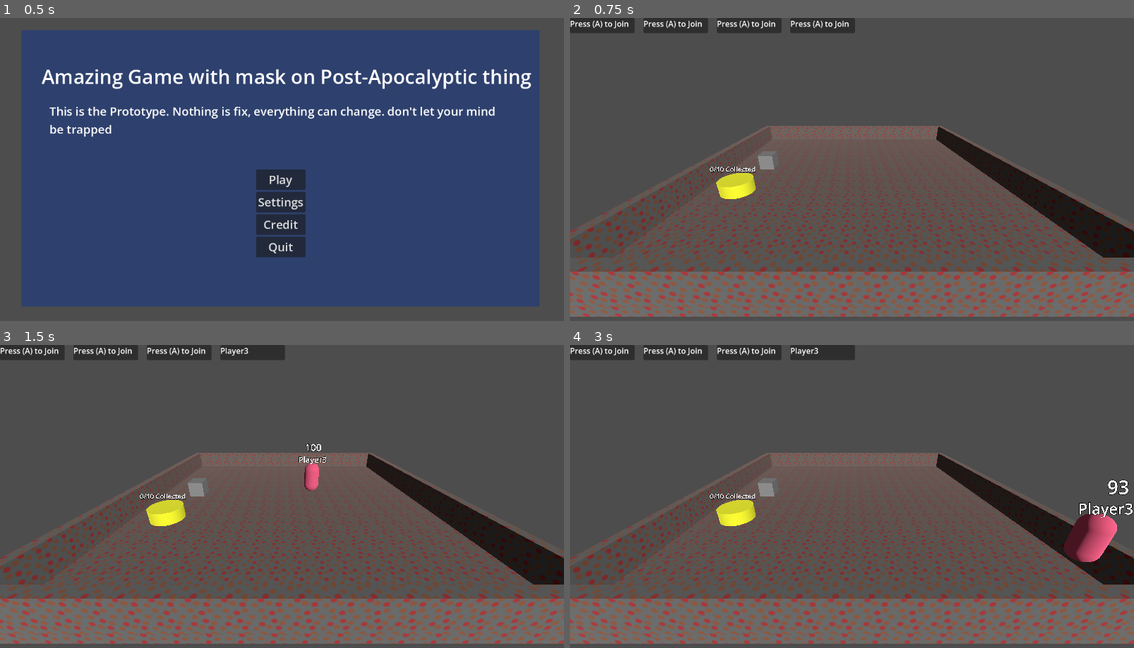
Above: before the commit, frames 1-4 (two rows, left to right).
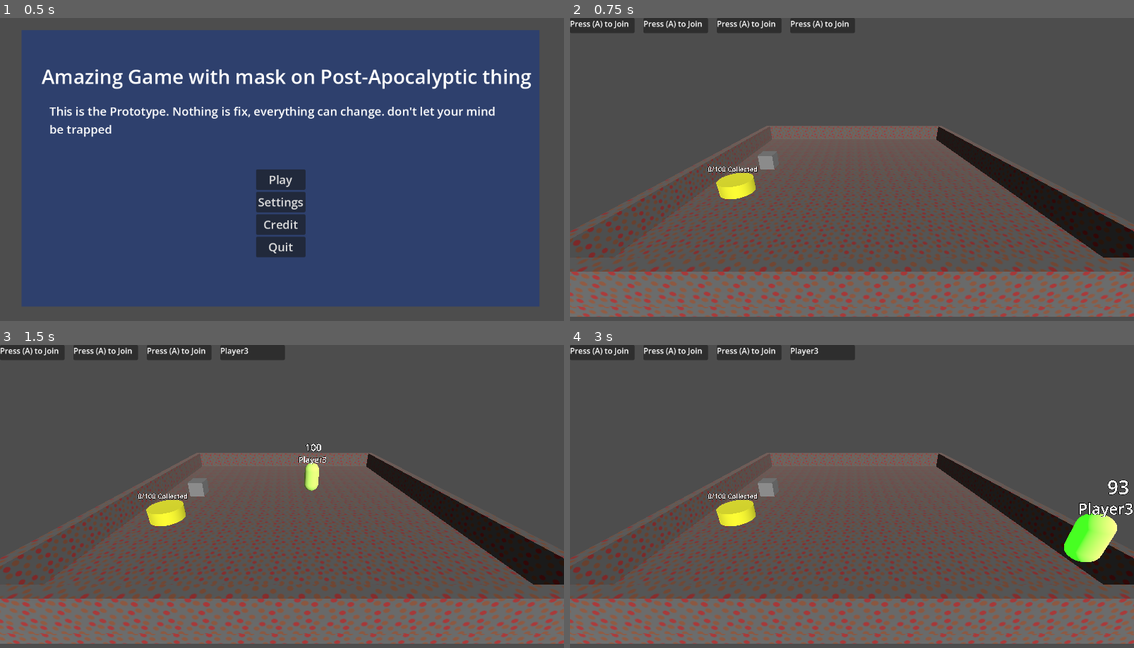
Above: after the commit, the same moments.

Repository: icvara/GGJ26
Game: Godot game, scene res://Menu/Landing_menu.tscn
Same seed, same stepped clock (60 frames per second), same inputs: the game is played once before the commit and once after it.
Inputs:
- Up to frame 1 (0.5 s): no input
- Up to frame 2 (0.75 s): click "Play" at 0.5 s
- Up to frame 3 (1.5 s): tap A (move_left) at 1.25 s; hold D (move_right) from 1.28 s (still down); hold Enter (join_game) from 1.28 s (still down)
- Up to frame 4 (3 s): tap A (move_left) at 2, 2.75 s; release D (move_right) at 2.03 s; release Enter (join_game) at 2.03 s; hold S (move_down) 2.03-2.78 s; tap Enter (join_game) at 2.1 s; hold D (move_right) from 2.78 s (still down); hold Enter (join_game) from 2.78 s (still down)

Frame 1 is identical in both runs. In frame 2, 0.1% of the frame differs, in the area x 24-34%, y 49-51%; in frame 3, 0.3%; in frame 4, 1.2%, in the area x 24-97%, y 49-72%.

Commit message:
add infection

Diff:
--- a/godot-ggj-26/Base/base.gd
+++ b/godot-ggj-26/Base/base.gd
@@ -2,7 +2,7 @@
 
 
 var item_stored = 0
-var max_item = 10
+var max_item = 100
 
 signal max_storage_reach
 # Called when the node enters the scene tree for the first time.
--- /dev/null
+++ b/godot-ggj-26/Infection/infection.gd
@@ -0,0 +1,30 @@
+extends Node3D
+
+var probability = 0.5
+var infection_state = 0
+var max_infection = 10
+
+var player: Node3D
+
+
+func _process(delta: float) -> void:
+	if player:
+		infection_state += delta
+		progress_infection()
+		if infection_state > max_infection:
+			player.Die()
+
+
+func infect_player(p):
+	if randf() < probability:
+		player = p
+		var mesh := player.get_node("MeshInstance3D")
+		var mat = mesh.get_active_material(0)
+		mat.albedo_color.g = 0
+		return true
+	return false
+
+func progress_infection():
+	var mesh := player.get_node("MeshInstance3D")
+	var mat = mesh.get_active_material(0)
+	mat.albedo_color.g += 0.1
--- /dev/null
+++ b/godot-ggj-26/Infection/infection.tscn
@@ -0,0 +1,6 @@
+[gd_scene format=3 uid="uid://65rtgrnax6qc"]
+
+[ext_resource type="Script" uid="uid://bfidmnktxdofk" path="res://Infection/infection.gd" id="1_e0k3c"]
+
+[node name="Infection" type="Node3D" unique_id=978316446]
+script = ExtResource("1_e0k3c")
--- a/godot-ggj-26/Player/player.gd
+++ b/godot-ggj-26/Player/player.gd
@@ -21,7 +21,7 @@
 	current_HP = max_HP
 	$DebugLabel.text = str(current_HP)
 	$Label3D_playername.text = "Player" + str(playerID)
-	item_collected = randi_range(1,10)
+	#item_collected = randi_range(1,10)
 
 func _process(delta: float) -> void:
 	timer += delta
--- a/godot-ggj-26/Player/player_manager.gd
+++ b/godot-ggj-26/Player/player_manager.gd
@@ -1,6 +1,7 @@
 extends Node3D
 
 @export var player_scene : PackedScene
+@export var infection : PackedScene
 
 signal newplayer_join(id)
 
@@ -21,13 +22,21 @@
 		invoke_player(3)
 
 
+func infect_player_manager(p):
+	var newinfection = infection.instantiate()
+	if newinfection.infect_player(p):
+		p.add_child(newinfection)
+
+
 func invoke_player(ID):
+	print(ID)
 	if player_status[ID] == 0:
 		player_status[ID] = 1
 		var newplayer = player_scene.instantiate()
 		newplayer.playerID = ID
 		newplayer.player_has_died.connect(_on_player_death)
 		add_child(newplayer)
+		infect_player_manager(newplayer)
 		newplayer_join.emit(ID)
 
 
--- a/godot-ggj-26/Player/test_ground.tscn
+++ b/godot-ggj-26/Player/test_ground.tscn
@@ -1,9 +1,11 @@
-[gd_scene load_steps=7 format=3 uid="uid://6cyhwm5acmh5"]
+[gd_scene format=3 uid="uid://6cyhwm5acmh5"]
 
 [ext_resource type="PackedScene" uid="uid://db776obwvfsan" path="res://Player/player.tscn" id="1_q4wde"]
 [ext_resource type="PackedScene" uid="uid://btoc3r2cul1s5" path="res://Player/HUD.tscn" id="2_4ow0i"]
 [ext_resource type="PackedScene" uid="uid://c1ieubwd83hes" path="res://Player/player_manager.tscn" id="2_ymuet"]
 [ext_resource type="PackedScene" uid="uid://ckkdp706fm4el" path="res://game_manager.tscn" id="4_cdq01"]
+[ext_resource type="PackedScene" uid="uid://bhc18o0uutig0" path="res://items/rn_gobject_on_map.tscn" id="5_dyjbg"]
+[ext_resource type="PackedScene" uid="uid://twa1n1gqieqd" path="res://Base/base.tscn" id="6_po2bm"]
 
 [sub_resource type="PlaneMesh" id="PlaneMesh_2sftl"]
 size = Vector2(100, 100)
@@ -11,27 +13,34 @@
 [sub_resource type="ConcavePolygonShape3D" id="ConcavePolygonShape3D_q4wde"]
 data = PackedVector3Array(50, 0, 50, -50, 0, 50, 50, 0, -50, -50, 0, 50, -50, 0, -50, 50, 0, -50)
 
-[node name="test_ground" type="Node3D"]
+[node name="test_ground" type="Node3D" unique_id=1269311306]
 
-[node name="MeshInstance3D" type="MeshInstance3D" parent="."]
+[node name="MeshInstance3D" type="MeshInstance3D" parent="." unique_id=1879813899]
 mesh = SubResource("PlaneMesh_2sftl")
 
-[node name="StaticBody3D" type="StaticBody3D" parent="MeshInstance3D"]
+[node name="StaticBody3D" type="StaticBody3D" parent="MeshInstance3D" unique_id=714134507]
 
-[node name="CollisionShape3D" type="CollisionShape3D" parent="MeshInstance3D/StaticBody3D"]
+[node name="CollisionShape3D" type="CollisionShape3D" parent="MeshInstance3D/StaticBody3D" unique_id=371587978]
 shape = SubResource("ConcavePolygonShape3D_q4wde")
 
-[node name="Camera3D" type="Camera3D" parent="."]
-transform = Transform3D(1, 0, 0, 0, 0.5322263, 0.84660214, 0, -0.84660214, 0.5322263, 0, 37.80361, 37.767136)
+[node name="Camera3D" type="Camera3D" parent="." unique_id=1221656388]
+transform = Transform3D(1, 0, 0, 0, 0.5322263, 0.84660214, 0, -0.84660214, 0.5322263, 16.865889, 15.215717, 27.584503)
 
-[node name="DirectionalLight3D" type="DirectionalLight3D" parent="."]
+[node name="DirectionalLight3D" type="DirectionalLight3D" parent="." unique_id=2001801270]
 transform = Transform3D(1, 0, 0, 0, 0.8660254, 0.5, 0, -0.5, 0.8660254, 0, 0, 0)
 
-[node name="HUD" parent="." instance=ExtResource("2_4ow0i")]
+[node name="HUD" parent="." unique_id=1729314102 instance=ExtResource("2_4ow0i")]
 
-[node name="Player_manager" parent="." instance=ExtResource("2_ymuet")]
+[node name="Player_manager" parent="." unique_id=98894305 instance=ExtResource("2_ymuet")]
+transform = Transform3D(1, 0, 0, 0, 1, 0, 0, 0, 1, 0, 0.4228568, 0)
 player_scene = ExtResource("1_q4wde")
 
-[node name="Game_manager" parent="." node_paths=PackedStringArray("player_mangement", "HUD") instance=ExtResource("4_cdq01")]
+[node name="Game_manager" parent="." unique_id=2143467185 node_paths=PackedStringArray("player_mangement", "HUD", "BaseCamp") instance=ExtResource("4_cdq01")]
 player_mangement = NodePath("../Player_manager")
 HUD = NodePath("../HUD")
+BaseCamp = NodePath("../Base")
+
+[node name="RNGobjectOnMap" parent="." unique_id=1498846755 instance=ExtResource("5_dyjbg")]
+
+[node name="Base" parent="." unique_id=513359015 instance=ExtResource("6_po2bm")]
+transform = Transform3D(1, 0, 0, 0, 1, 0, 0, 0, 1, -8.99164, 0.020117283, 0)
--- a/godot-ggj-26/game_manager.gd
+++ b/godot-ggj-26/game_manager.gd
@@ -4,7 +4,6 @@
 @export var HUD : CanvasLayer
 @export var BaseCamp: Node3D
 
-
 func _ready() -> void:
 
 	player_mangement.newplayer_join.connect(HUD._on_player_update)
--- /dev/null
+++ b/godot-ggj-26/items/object.gd
@@ -0,0 +1,17 @@
+extends Node3D
+
+
+# Called when the node enters the scene tree for the first time.
+func _ready() -> void:
+	pass # Replace with function body.
+
+
+# Called every frame. 'delta' is the elapsed time since the previous frame.
+func _process(delta: float) -> void:
+	pass
+
+
+func _on_area_3d_body_entered(body: Node3D) -> void:
+	if body.is_in_group("players"):
+		body.collect_item()
+		queue_free()
--- a/godot-ggj-26/items/object.tscn
+++ b/godot-ggj-26/items/object.tscn
@@ -1,4 +1,6 @@
 [gd_scene format=3 uid="uid://baig5ldsod2eb"]
+
+[ext_resource type="Script" uid="uid://ck2ulbq8c6t5w" path="res://items/object.gd" id="1_ol1fq"]
 
 [sub_resource type="StandardMaterial3D" id="StandardMaterial3D_cm8i7"]
 albedo_color = Color(1, 1, 0.3137255, 1)
@@ -10,7 +12,11 @@
 [sub_resource type="ConcavePolygonShape3D" id="ConcavePolygonShape3D_8d01g"]
 data = PackedVector3Array(0, 0.5, 0.5, 0.049, 0.5, 0.4976, 0, 0.29999998, 0.5, 0.049, 0.5, 0.4976, 0.049, 0.29999998, 0 …(63694 unchanged characters)…
 
+[sub_resource type="CylinderShape3D" id="CylinderShape3D_8d01g"]
+radius = 0.82421875
+
 [node name="Object" type="Node3D" unique_id=1118360614]
+script = ExtResource("1_ol1fq")
 
 [node name="MeshInstance3D" type="MeshInstance3D" parent="." unique_id=728517360]
 mesh = SubResource("CylinderMesh_ol1fq")
@@ -19,3 +25,10 @@
 
 [node name="CollisionShape3D" type="CollisionShape3D" parent="MeshInstance3D/StaticBody3D" unique_id=993930911]
 shape = SubResource("ConcavePolygonShape3D_8d01g")
+
+[node name="Area3D" type="Area3D" parent="." unique_id=2042536513]
+
+[node name="CollisionShape3D" type="CollisionShape3D" parent="Area3D" unique_id=1750662780]
+shape = SubResource("CylinderShape3D_8d01g")
+
+[connection signal="body_entered" from="Area3D" to="." method="_on_area_3d_body_entered"]
--- a/godot-ggj-26/main_game.tscn
+++ b/godot-ggj-26/main_game.tscn
@@ -4,6 +4,7 @@
 [ext_resource type="PackedScene" uid="uid://db776obwvfsan" path="res://Player/player.tscn" id="2_yx7mw"]
 [ext_resource type="PackedScene" uid="uid://ckkdp706fm4el" path="res://game_manager.tscn" id="3_dugkq"]
 [ext_resource type="PackedScene" uid="uid://c1ieubwd83hes" path="res://Player/player_manager.tscn" id="4_2pltu"]
+[ext_resource type="PackedScene" uid="uid://65rtgrnax6qc" path="res://Infection/infection.tscn" id="5_4srsv"]
 [ext_resource type="PackedScene" uid="uid://btoc3r2cul1s5" path="res://Player/HUD.tscn" id="5_f52ns"]
 [ext_resource type="PackedScene" uid="uid://632f50g7ngck" path="res://Mask/mask.tscn" id="6_2pltu"]
 [ext_resource type="AudioStream" uid="uid://djql2g1r47nqw" path="res://Music/Atmosphere.wav" id="7_f52ns"]
@@ -35,6 +36,7 @@
 [node name="Player_manager" parent="." unique_id=2086727439 instance=ExtResource("4_2pltu")]
 transform = Transform3D(1, 0, 0, 0, 1, 0, 0, 0, 1, 0, 2.0131774, 0)
 player_scene = ExtResource("2_yx7mw")
+infection = ExtResource("5_4srsv")
 
 [node name="HUD" parent="." unique_id=602708479 instance=ExtResource("5_f52ns")]
 
Not shown, added: godot-ggj-26/Infection/infection.gd.uid
Not shown, added: godot-ggj-26/items/object.gd.uid
